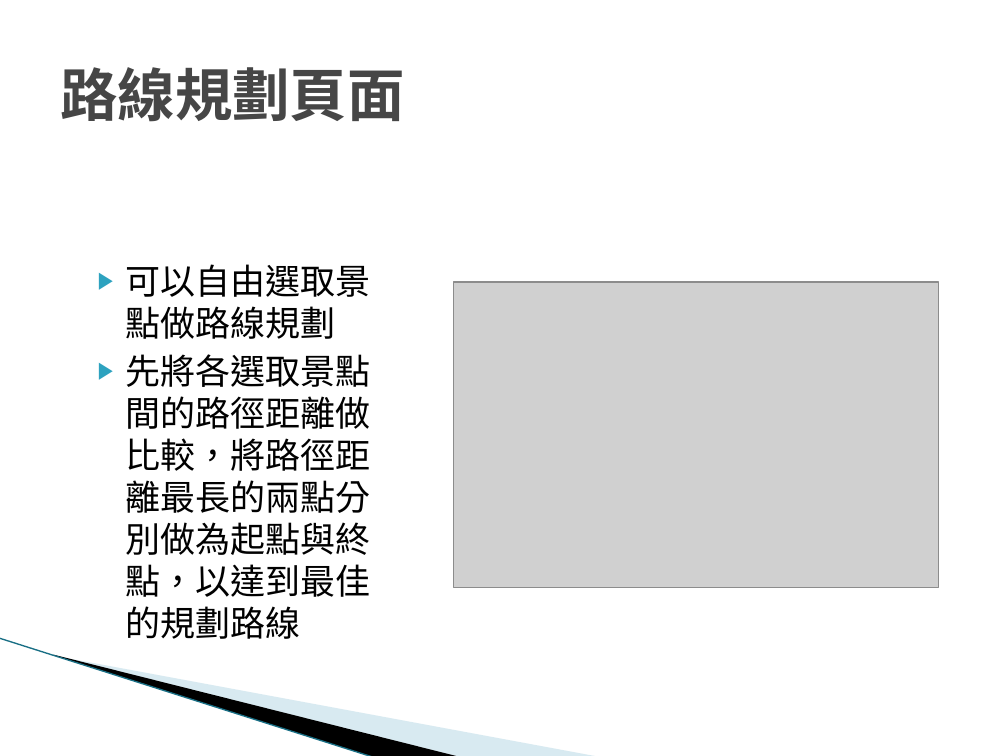
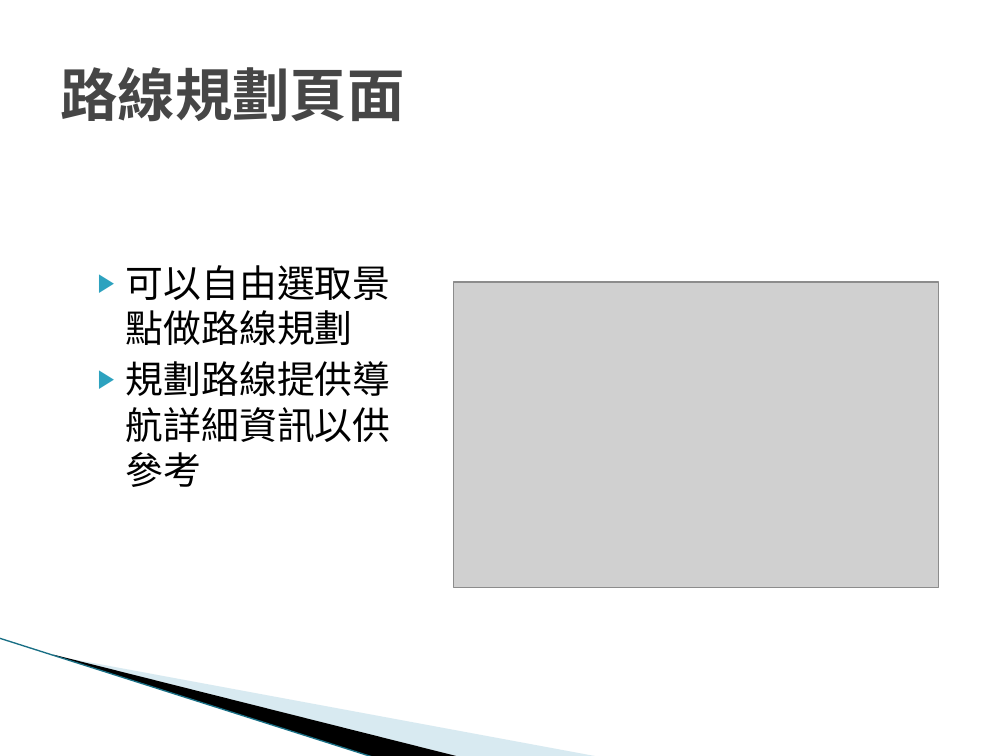
Before and after one commit to brad072623/hw, a slide deck: slide 13 of 台灣旅遊地圖-00757108+00757128.pptx. Drawn at 1008x756 pixels with LibreOffice and Linux fonts; fonts in the diff are those of the drawing; grey boxes stand for pictures; background and template pictures are left out. Boxes give left, top, right and bottom in pixels: in the first picture for what was removed or moved away, otherwise in the second. Text is boxed around its words. In the diff, an @@ line names an element or a change of style, - is before the commit and + after.

```diff
--- a/台灣旅遊地圖-00757108+00757128.pptx
+++ b/台灣旅遊地圖-00757108+00757128.pptx
@@ text at [126,265,391,345]: size 25 to 27 pt in "可以自由選取景點做路線規劃" @@
@@ text at [126,361,391,487]: text changed; size 25 to 27 pt @@
-▶ 先將各選取景點間的路徑距離做比較，將路徑距離最長的兩點分別做為起點與終點，以達到最佳的規劃路線
+▶ 規劃路線提供導航詳細資訊以供參考
```
Also in this commit, not shown: 3 slides added.
